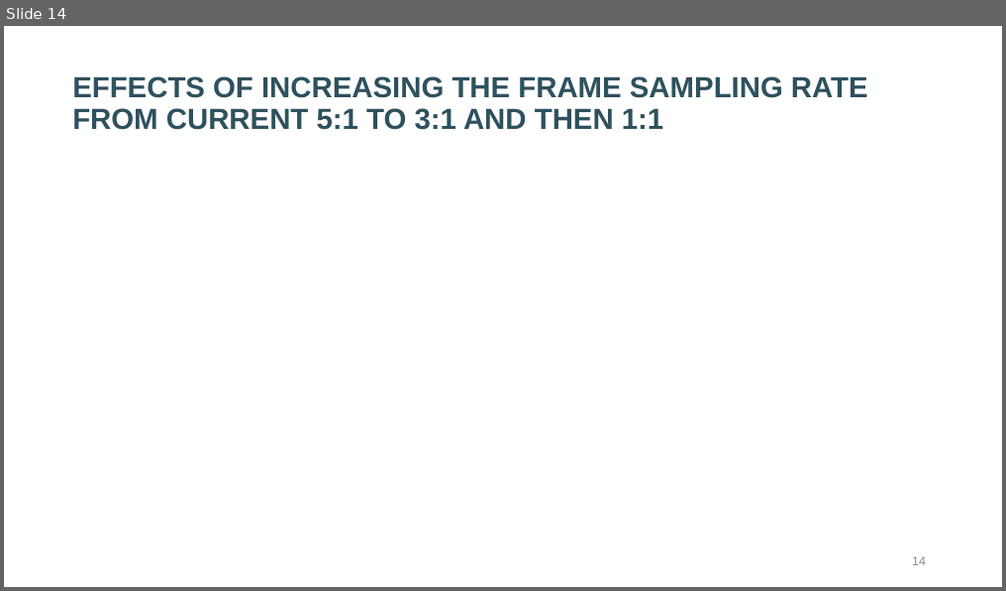
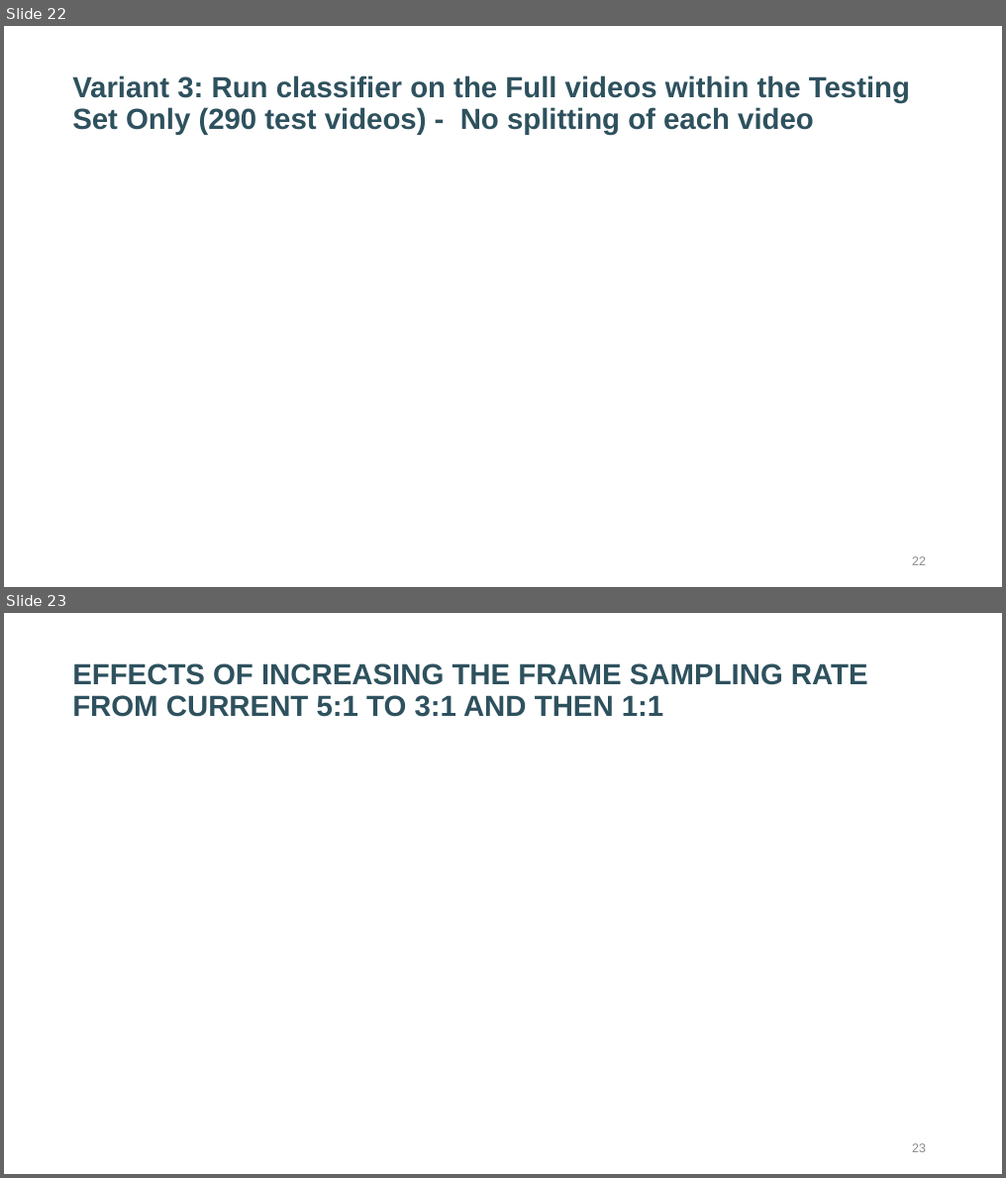
Before and after one commit to karthik111/video_anomaly_detection, a slide deck: docs/Video Anomaly Detection – Design Notes v5.pptx. Shown one above the other, each under a label of ours: slide 14 before the commit, slides 22 and 23 after it. The pictures are 1006x591 and 1006x1178 pixels, drawn with LibreOffice and Linux fonts; fonts in the diff are those of the drawing. Boxes give left, top, right and bottom in pixels: in the first picture for what was removed or moved away, otherwise in the second. Text is boxed around its words. In the diff, an @@ line names an element or a change of style, - is before the commit and + after.

```diff
--- a/docs/Video Anomaly Detection – Design Notes v5.pptx
+++ b/docs/Video Anomaly Detection – Design Notes v5.pptx
@@ slide 22 added at box(4, 26, 1002, 587), background #FFFFFF @@
@@ title added at box(72, 76, 910, 134), 28 pt, text #2E515E, bold @@
+Variant 3: Run classifier on the Full videos within the Testing Set Only (290 test videos) - No splitting of each video
@@ page number added at box(912, 557, 926, 566), 12 pt, text #8C8C8C @@
+22
@@ what was slide 14 is now slide 23 @@
@@ page number at box(912, 1144, 926, 1153): text changed @@
-14
+23
```
Also in this commit, not shown: 4 slides changed, 7 other slides added, 9 other files.
